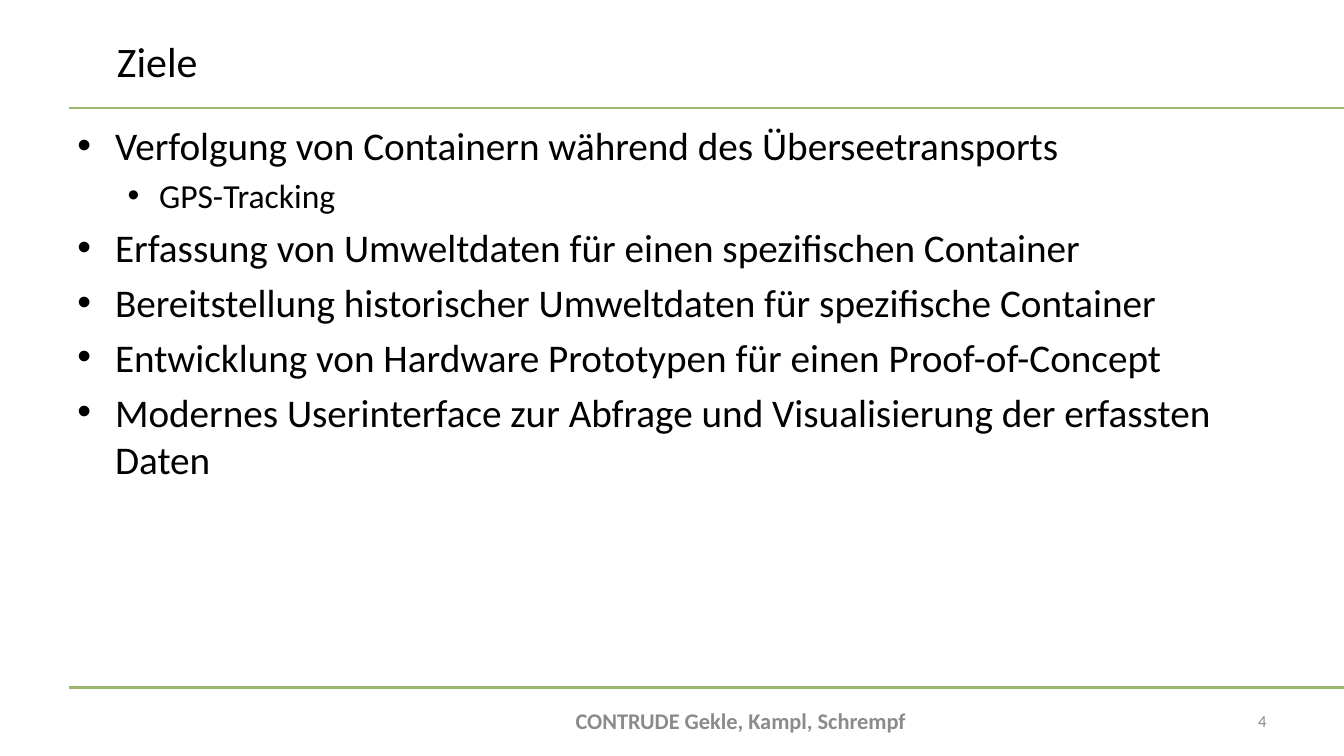
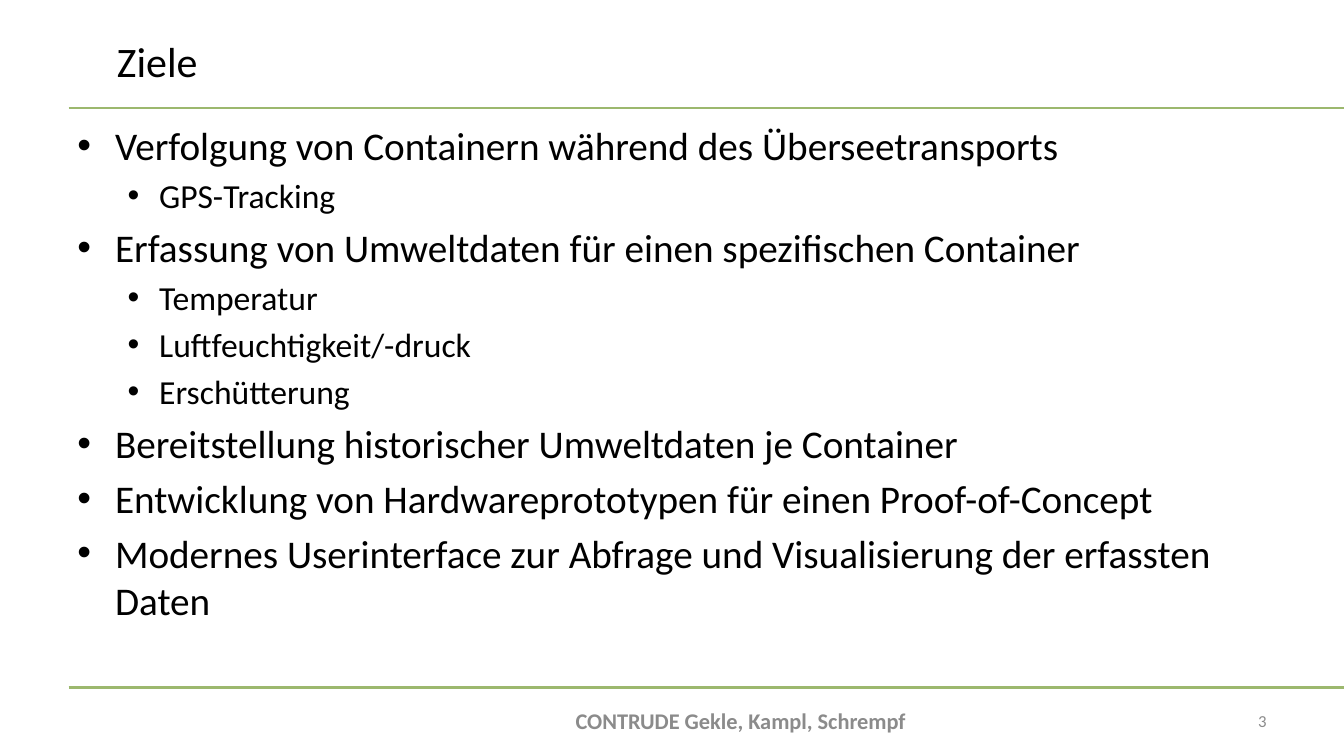
Before and after one commit to bitsneak/Contrude, a slide deck: slide 3 of Diplomarbeit/doc/Presentations/DA-Präsentation2024_Zweitpräsentation.pptx (slide 4 before the commit). Drawn at 1344x756 pixels with LibreOffice and Linux fonts; fonts in the diff are those of the drawing; background and template pictures are left out. Boxes give left, top, right and bottom in pixels: in the first picture for what was removed or moved away, otherwise in the second. Text is boxed around its words. In the diff, an @@ line names an element or a change of style, - is before the commit and + after.

Commit message:
final presentation #51

```diff
--- a/Diplomarbeit/doc/Presentations/DA-Präsentation2024_Zweitpräsentation.pptx
+++ b/Diplomarbeit/doc/Presentations/DA-Präsentation2024_Zweitpräsentation.pptx
@@ text at <box>115,288,1152,520</box>: text changed @@
-• Bereitstellung historischer Umweltdaten für spezifische Container
-• Entwicklung von Hardware Prototypen für einen Proof-of-Concept
+  • Temperatur
+  • Luftfeuchtigkeit/-druck
+  • Erschütterung
+• Bereitstellung historischer Umweltdaten je Container
+• Entwicklung von Hardwareprototypen für einen Proof-of-Concept
@@ page number at <box>1258,716,1266,727</box>: text changed @@
-4
+3
```
Also in this commit, not shown: 6 other slides changed, 1 slide added.
